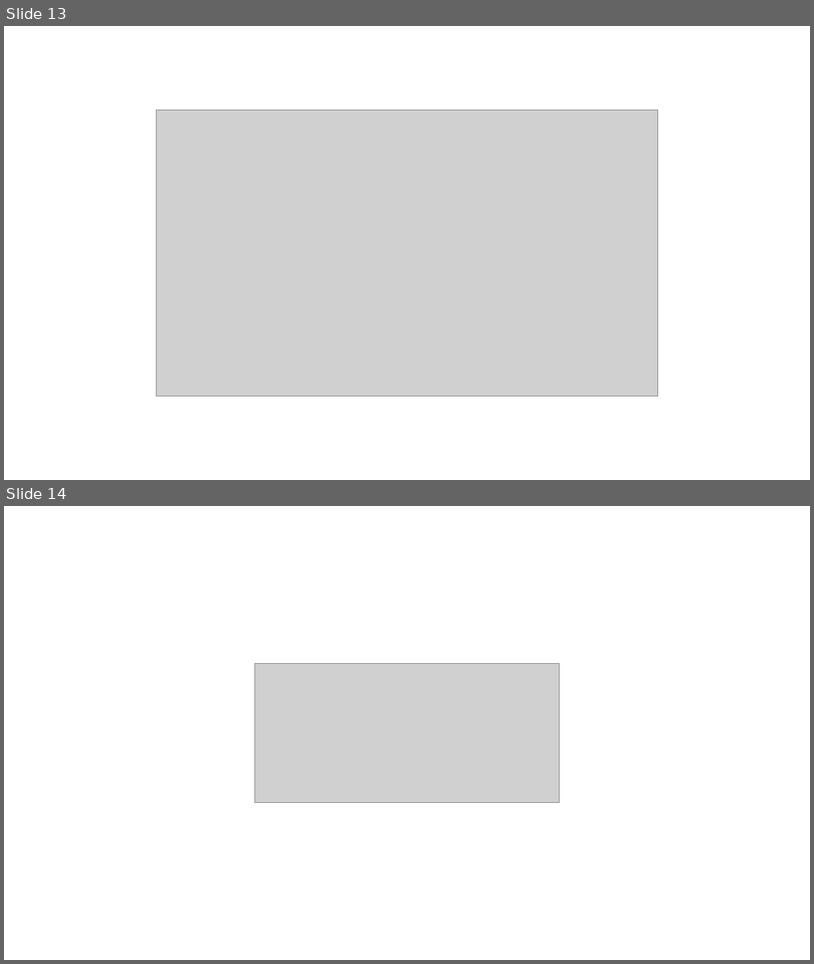
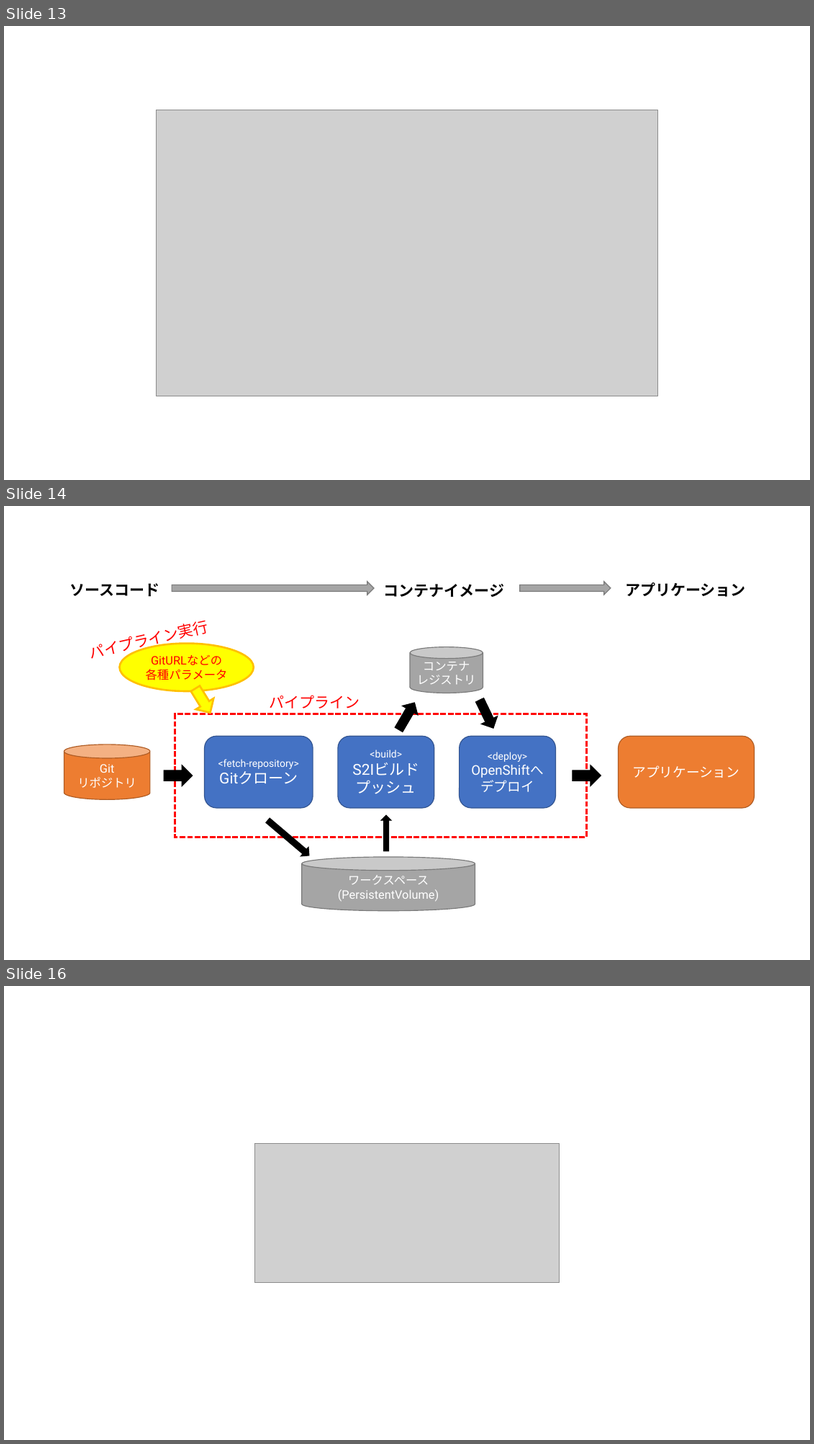
Before and after one commit to IBMDeveloperTokyo/cicd-dotnet-sample, a slide deck: image.pptx. Shown one above the other, each under a label of ours: slides 13 and 14 before the commit, slides 13, 14 and 16 after it; the slides between them are not shown. The pictures are 814x964 and 814x1444 pixels, drawn with LibreOffice and Linux fonts; fonts in the diff are those of the drawing; grey boxes stand for pictures. Boxes give left, top, right and bottom in pixels: in the first picture for what was removed or moved away, otherwise in the second. Text is boxed around its words. In the diff, an @@ line names an element or a change of style, - is before the commit and + after.

```diff
--- a/image.pptx
+++ b/image.pptx
@@ slide 14 added at [4,506,810,960], background #FFFFFF @@
@@ group added at [64,582,755,911]: 9 right arrows, 5 texts, 4 rounded rectangles, 3 cylinders, 1 rectangle, 1 ellipse @@
+<fetch-repository>
+Gitクローン
+<build>
+S2Iビルド
+プッシュ
+<deploy>
+OpenShiftへデプロイ
+ワークスペース
+(PersistentVolume)
+Git
+リポジトリ
+コンテナ
+レジストリ
+アプリケーション
+ソースコード
+コンテナイメージ
+アプリケーション
+パイプライン
+GitURLなどの
+各種パラメータ
+パイプライン実行
@@ what was slide 14 is now slide 16 @@
```
Also in this commit, not shown: 14 other slides added, 4 other files.
